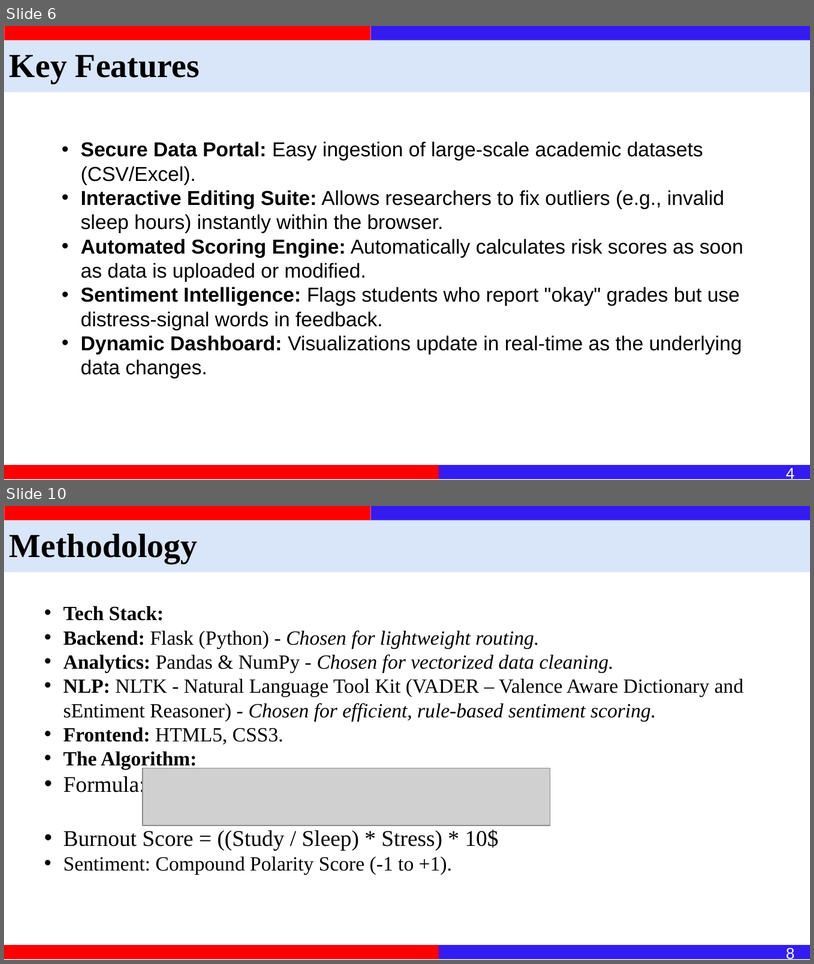
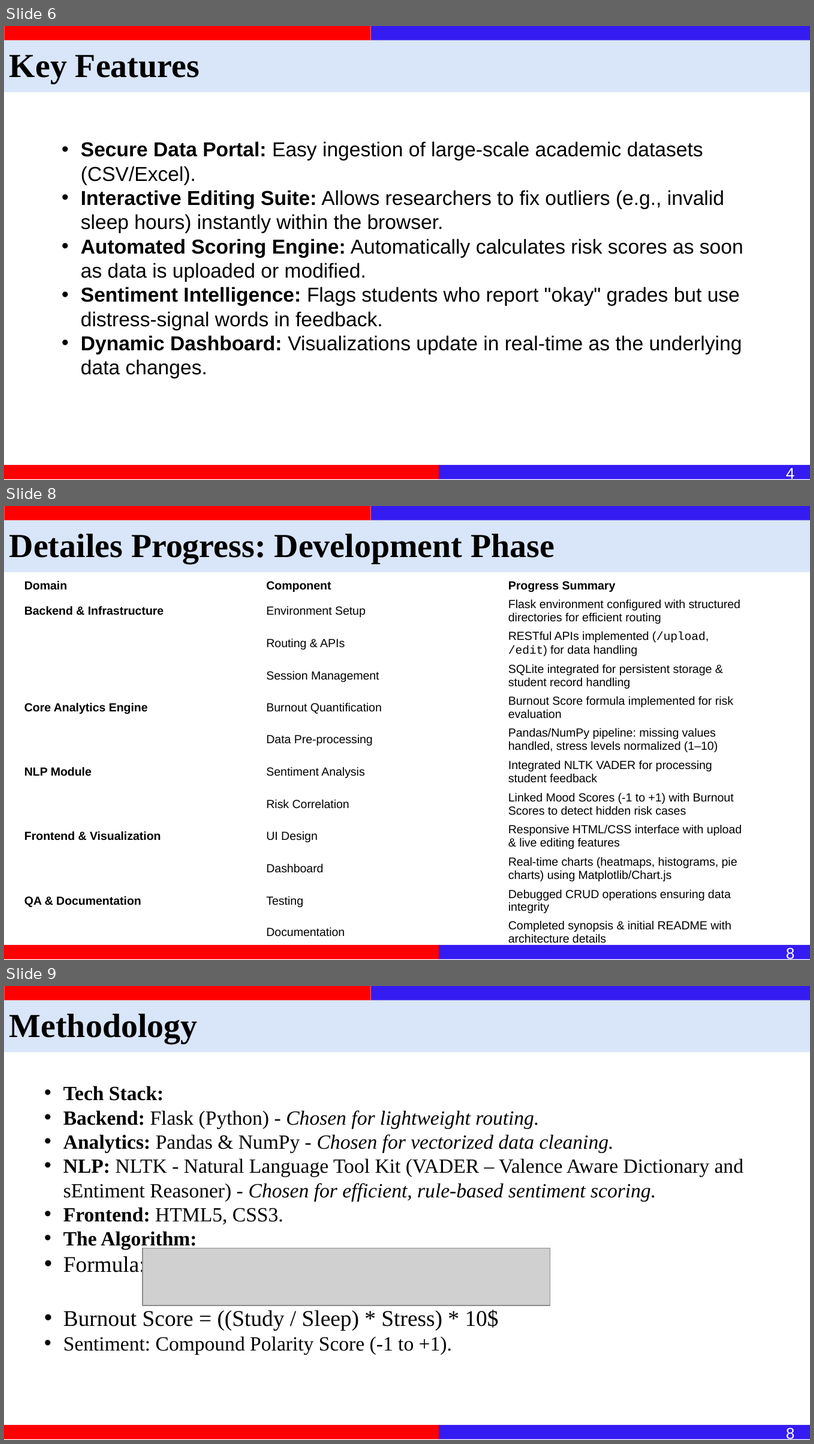
Before and after one commit to Inkesk-Dozing/MindSpace, a slide deck: documents/Minor Project Synopsis Presentation - MindSpace.pptx. Shown one above the other, each under a label of ours: slides 6 and 10 before the commit, slides 6, 8 and 9 after it; the slides between them are not shown. The pictures are 814x964 and 814x1444 pixels, drawn with LibreOffice and Linux fonts; fonts in the diff are those of the drawing; grey boxes stand for pictures. Boxes give left, top, right and bottom in pixels: in the first picture for what was removed or moved away, otherwise in the second. Text is boxed around its words. In the diff, an @@ line names an element or a change of style, - is before the commit and + after.

```diff
--- a/documents/Minor Project Synopsis Presentation - MindSpace.pptx
+++ b/documents/Minor Project Synopsis Presentation - MindSpace.pptx
@@ slide 8 added at [4, 506, 810, 960], background #FFFFFF @@
@@ rectangle added at [4, 520, 810, 572], fill #D9E5F8 @@
@@ rectangle added at [4, 506, 371, 520], fill #FF0000 @@
@@ rectangle added at [371, 506, 810, 520], fill #341BF1 @@
@@ text added at [9, 534, 555, 563], 30 pt, text #000000, bold @@
+Detailes Progress: Development Phase
@@ table added at [21, 577, 747, 948], 12 rows, 3 columns @@
+Domain | Component | Progress Summary
+Backend & Infrastructure | Environment Setup | Flask environment configured with structured directories for efficient routing
+ | Routing & APIs | RESTful APIs implemented (/upload, /edit) for data handling
+ | Session Management | SQLite integrated for persistent storage & student record handling
+Core Analytics Engine | Burnout Quantification | Burnout Score formula implemented for risk evaluation
+ | Data Pre-processing | Pandas/NumPy pipeline: missing values handled, stress levels normalized (1–10)
+NLP Module | Sentiment Analysis | Integrated NLTK VADER for processing student feedback
+ | Risk Correlation | Linked Mood Scores (-1 to +1) with Burnout Scores to detect hidden risk cases
+Frontend & Visualization | UI Design | Responsive HTML/CSS interface with upload & live editing features
+ | Dashboard | Real-time charts (heatmaps, histograms, pie charts) using Matplotlib/Chart.js
+QA & Documentation | Testing | Debugged CRUD operations ensuring data integrity
+ | Documentation | Completed synopsis & initial README with architecture details
@@ rectangle added at [4, 945, 438, 959], fill #FF0000 @@
@@ rectangle added at [438, 945, 810, 959], fill #341BF1 @@
@@ text added at [786, 948, 795, 960], 14 pt, text #FFFFFF @@
+8
@@ what was slide 10 is now slide 9 @@
```
Also in this commit, not shown: 2 slides changed, 3 other slides added, 4 other files.
